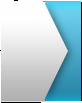
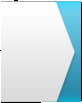
Comparing the layer stacks of the two 82 × 103 images. Changes:
hid group "Bryan" (5 layers) over (x1=1, y1=1, x2=81, y2=102)
added group "Kory V2" with 5 layers above "Background" over (x1=1, y1=1, x2=81, y2=102)
added layer "Nine Patch copy" in group "Kory V2" over (x1=1, y1=1, x2=81, y2=102)
added layer "Default" (3rd of 3, in "Kory V2") in group "Kory V2" over (x1=1, y1=1, x2=81, y2=102)
